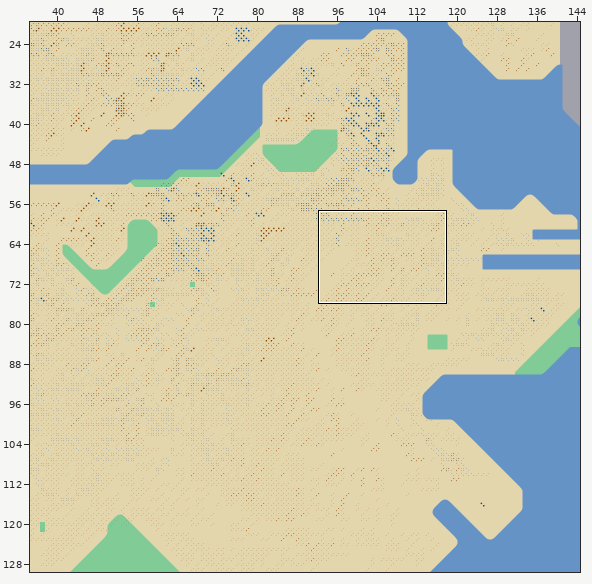
Tiled map, stored at Maps/boston.tmx. The picture above shows the old version from afar; the outline marks the close-up.
Close-up. Before the edit:
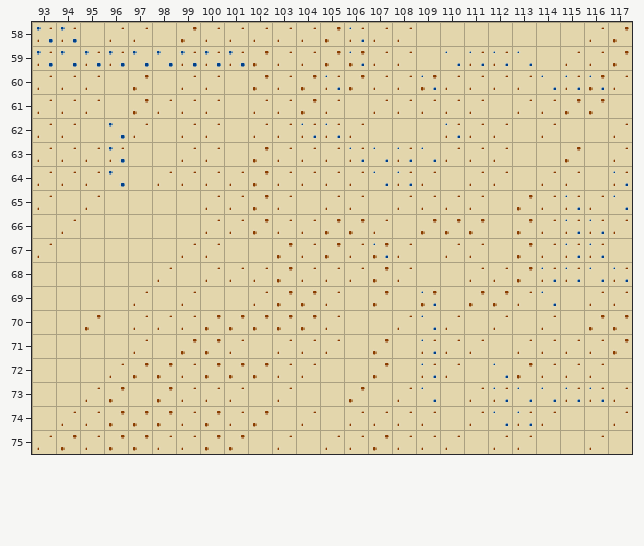
Cells are 16x16 px. Shown: x 93..117, y 58..75. The commit also changed other parts of the map, which this record leaves out.
Now the later version:
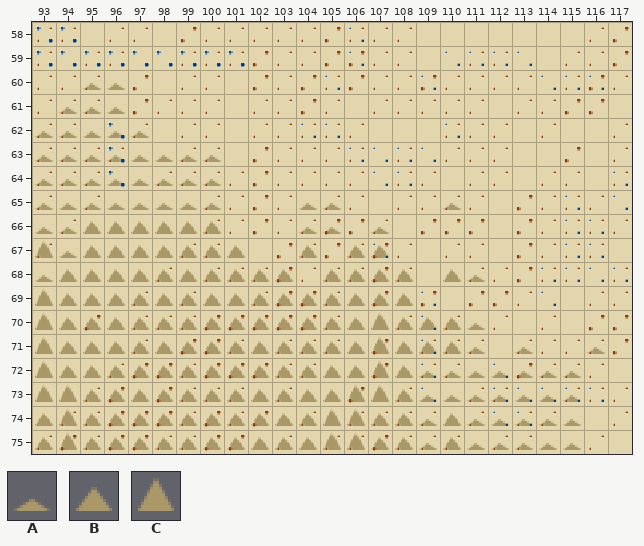
Key: from "Elevation": A 0, B 1, C 2.
_ is an empty cell, . an unchanged one.
Tiles of an added or newly shown layer are drawn over the layers below it.
What changed:
--- layer "Elevation" (added)
@@ x 93..116 @@
-60 ..__....................
-61 .___....................
-62 _____...................
-63 ________................
-64 ________................
-65 ________...__...._......
-66 ________...__._.........
-67 _________.._.__.........
-68 ___________.____.__.....
-69 ________________........
-70 ___________________.....
-71 ___________________._.._
-72 _______________________.
-73 _______________________.
-74 _______________________.
-75 _______________________.
+60 ..AA....................
+61 .AAA....................
+62 AAAAA...................
+63 AAAAAAAA................
+64 AAAAAAAA................
+65 AAAAAAAA...AA....A......
+66 AABBBBBB...AA.A.........
+67 CABBBBBBB..B.BB.........
+68 ABBBBBBBBBB.BBBB.BA.....
+69 CBBBBBBBBBBBBBBB........
+70 CBBBBBBBBBBBBBCBBBA.....
+71 CBBBBBBBBBBBBBCBBBA.A..A
+72 CBBBBBBBBBBBBBCBAAAAAAA.
+73 CCBBBBBBBBBBBCCBAAAAAAA.
+74 BCBBBBBBBBBBCCBBABAAAAA.
+75 BCBBBBBBBBBBCCBBABAAAAA.
Boxes around the changes in both close-ups, in picture pixels (x1, y1, x2, y2):
added: (35, 83, 605, 450)
